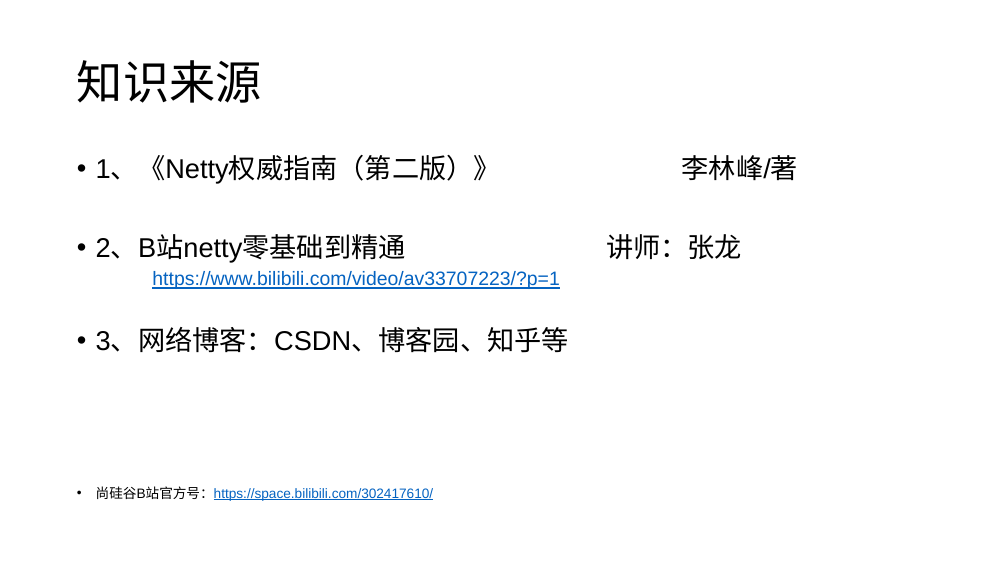
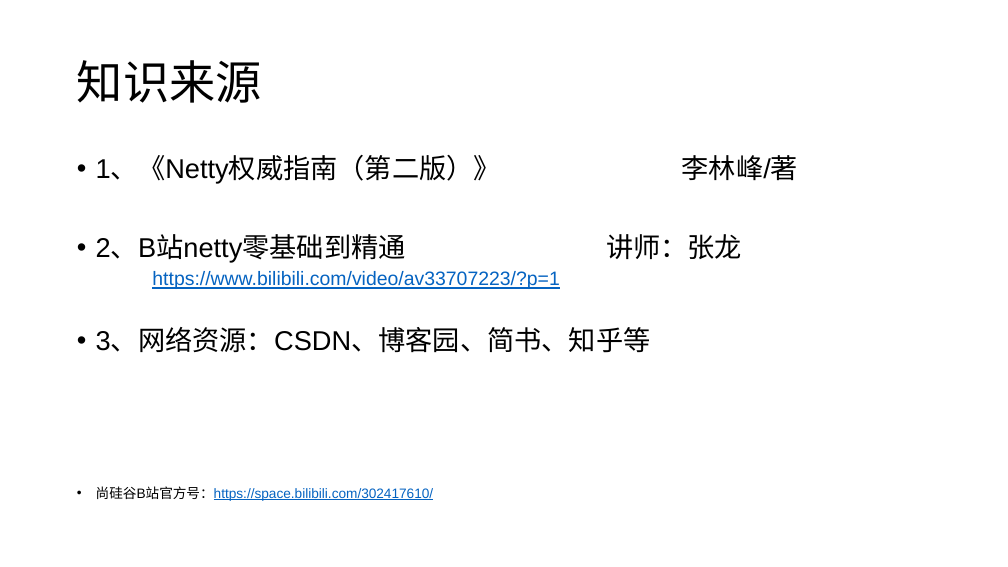
Before and after one commit to zhangyd3739/gitPath, a slide deck: slide 2 of Netty入门指南.pptx. Drawn at 1008x567 pixels with LibreOffice and Linux fonts; fonts in the diff are those of the drawing. Boxes give left, top, right and bottom in pixels: in the first picture for what was removed or moved away, otherwise in the second. Text is boxed around its words. In the diff, an @@ line names an element or a change of style, - is before the commit and + after.

```diff
--- a/Netty入门指南.pptx
+++ b/Netty入门指南.pptx
@@ text at bbox=[96, 329, 651, 353]: text changed @@
-• 3、网络博客：CSDN、博客园、知乎等
+• 3、网络资源：CSDN、博客园、简书、知乎等
```
Also in this commit, not shown: 1 other slide changed, 1 slide added, 1 slide removed, 6 other files.
